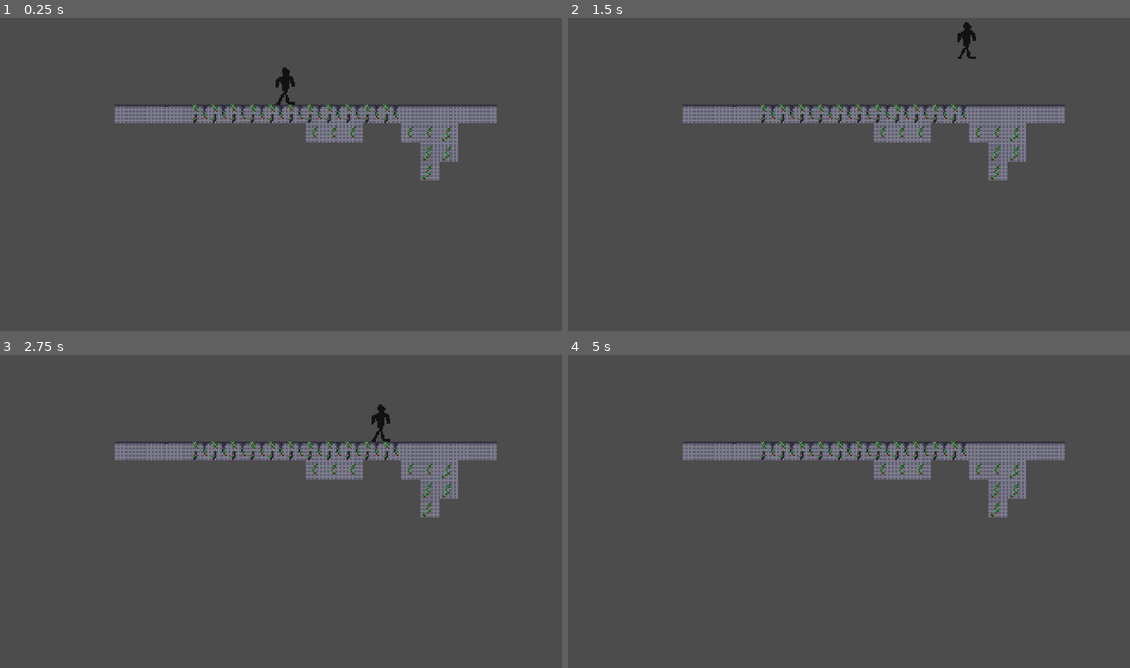
Above: before the commit, frames 1-4 (two rows, left to right).
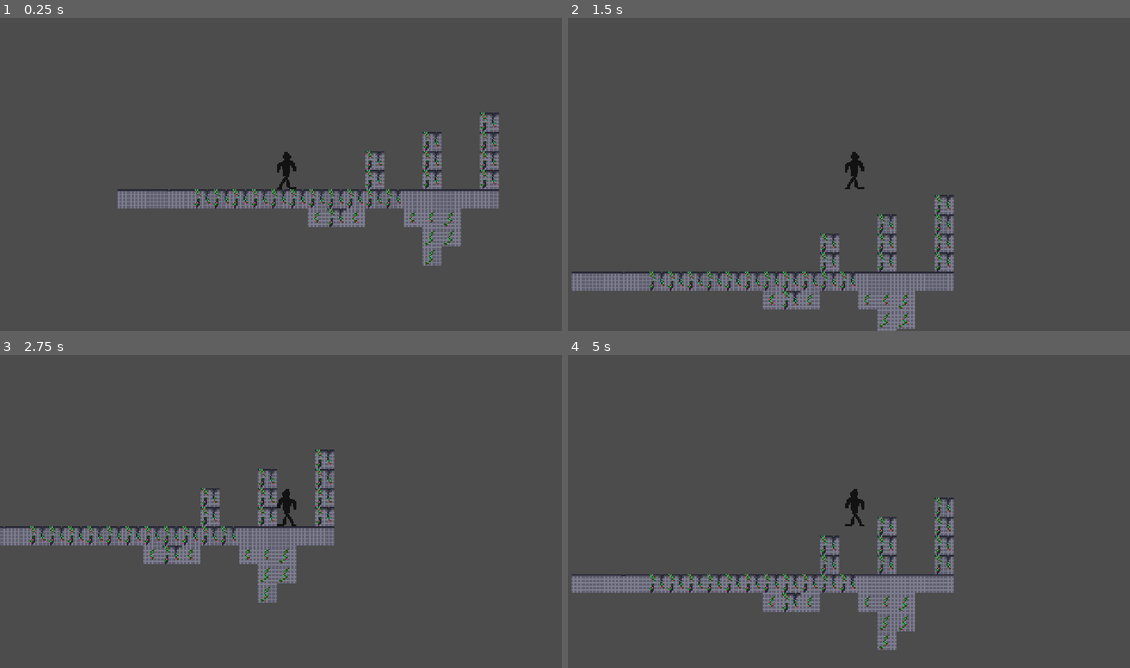
Above: after the commit, the same moments.

Repository: JohannesLadurner/NogardPrincess
Game: Godot game, scene res://assets/levels/Level01.tscn
Same seed, same stepped clock (60 frames per second), same inputs: the game is played once before the commit and once after it.
Inputs:
- Up to frame 1 (0.25 s): no input
- Up to frame 2 (1.5 s): tap Enter at 0.5 s; hold Right (move_right) from 0.53 s (still down); tap Up (jump) at 0.6, 0.77, 1.07, 1.35 s
- Up to frame 3 (2.75 s): tap Up (jump) at 1.52, 1.82, 2.1 s; release Right (move_right) at 2.03 s; hold Left (move_left) from 2.03 s (still down)
- Up to frame 4 (5 s): release Left (move_left) at 2.78 s; hold Right (move_right) 2.78-4.28 s; tap Up (jump) at 2.85, 3.02, 3.32, 3.6, 3.77, 4.07, 4.35, 4.52, 4.82 s; hold Left (move_left) from 4.28 s (still down)

The runs differ from the first frame. In frame 1, 13% of the frame differs, in the area x 20-89%, y 15-80%; in frame 2, 13%, in the area x 0-89%, y 1-100%; in frame 3, 13%; in frame 4, 13%.

Commit message:
adjusted gravity

Diff:
--- a/NogardPrincess/assets/levels/Level01.tscn
+++ b/NogardPrincess/assets/levels/Level01.tscn
@@ -160,7 +160,7 @@
 tile_set = SubResource( 1 )
 cell_size = Vector2( 16, 16 )
 format = 1
-tile_data = PoolIntArray( 327686, 4, 0, 327687, 4, 0, 327688, 2, 0, 327689, 4, 0, 327690, 1, 0, 327691, 1, 0, 327692, 1, 0, 327693, 1, 0, 327694, 1, 0, 327695, 1, 0, 327696, 1, 0, 327697, 1, 0, 327698, 1, 0, 327699, 1, 0, 327700, 1, 0, 327701, 4, 0, 327702, 4, 0, 327703, 4, 0, 327704, 4, 0, 327705, 4, 0, 393232, 5, 0, 393233, 5, 0, 393234, 5, 0, 393237, 5, 0, 393238, …(609 unchanged characters)…
+tile_data = PoolIntArray( 65561, 1, 0, 131094, 1, 0, 131097, 1, 0, 196627, 1, 0, 196630, 1, 0, 196633, 1, 0, 262163, 1, 0, 262166, 1, 0, 262169, 1, 0, 327686, 4, 0, 327687, 4, 0, 327688, 2, 0, 327689, 4, 0, 327690, 1, 0, 327691, 1, 0, 327692, 1, 0, 327693, 1, 0, 327694, 1, 0, 327695, 1, 0, 327696, 1, 0, 327697, 1, 0, 327698, 1, 0, 327699, 1, 0, 327700, 1, 0, 327701, 4, 0, 327702, 4, 0, 327703, 4, 0, 327704, 4, 0, 327705, 4, 0, 393232, 5, 0, 393233, 1, 0, 393234, 5, 0, 393237, 5, 0, 393238, …(609 unchanged characters)…
 
 [node name="Player" parent="." instance=ExtResource( 1 )]
-position = Vector2( -17.2256, -168.524 )
+position = Vector2( 237.571, 54.2006 )
--- a/NogardPrincess/assets/player/Player.gd
+++ b/NogardPrincess/assets/player/Player.gd
@@ -1,8 +1,8 @@
 extends KinematicBody2D
 
 export var move_speed := 100
-export var jump_speed := 400
-export var gravity := 1500
+export var jump_speed := 350
+export var gravity := 1000
 var velocity := Vector2.ZERO
 
 func _physics_process(delta: float) -> void:
@@ -25,3 +25,20 @@
 
 	# actually move the player
 	velocity = move_and_slide(velocity, Vector2.UP)
+
+func _process(delta: float) -> void:
+	change_animation()
+
+func change_animation():
+	# face left or right
+	if velocity.x > 0:
+		$AnimatedSprite.flip_h = false
+	elif velocity.x < 0:
+		$AnimatedSprite.flip_h = true
+	if velocity.y < 0: # negative Y is up
+		$AnimatedSprite.play("jump")
+	else:
+		if velocity.x != 0:
+			$AnimatedSprite.play("walk")
+		else:
+			$AnimatedSprite.play("idle")
--- a/NogardPrincess/assets/player/Player.tscn
+++ b/NogardPrincess/assets/player/Player.tscn
@@ -9,6 +9,16 @@
 "loop": true,
 "name": "idle",
 "speed": 5.0
+}, {
+"frames": [ ExtResource( 1 ) ],
+"loop": true,
+"name": "jump",
+"speed": 5.0
+}, {
+"frames": [ ExtResource( 1 ) ],
+"loop": true,
+"name": "walk",
+"speed": 5.0
 } ]
 
 [sub_resource type="RectangleShape2D" id=2]
@@ -18,10 +28,11 @@
 script = ExtResource( 2 )
 
 [node name="AnimatedSprite" type="AnimatedSprite" parent="."]
-position = Vector2( 256.381, 230.298 )
 frames = SubResource( 1 )
-animation = "idle"
+animation = "jump"
 
 [node name="CollisionShape2D" type="CollisionShape2D" parent="."]
-position = Vector2( 256.303, 230.32 )
 shape = SubResource( 2 )
+
+[node name="Camera2D" type="Camera2D" parent="."]
+current = true
